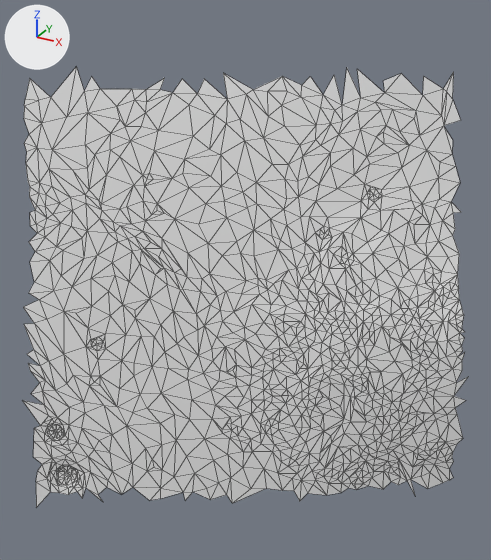
The glTF model moon small_tiles/tile_145.glb: old version first, new version second.
One viewpoint serves both versions: a camera (50 mm lens) standing at (18.2, -30.13, 10.94) and looking at (14.54, -23.48, 7.61). Arrows for +X, +Y and +Z are at upper left; the lights stay in place. The first picture is the older version. Mesh edges are drawn as thin lines. Vertices at exactly the same position are counted once.

Objects in the first picture: 't145'.
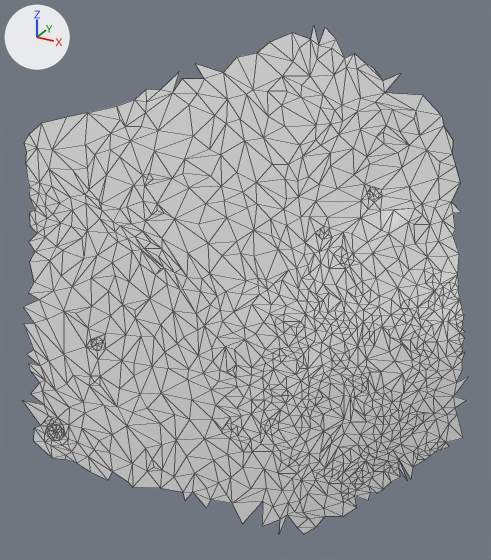
Diff of the bpy script that builds the scene:
```diff
--- a/moon small_tiles/tile_145.glb.py
+++ b/moon small_tiles/tile_145.glb.py
@@ me_t145 @@
 # used by ob_t145; location = (0.0, 0.0, 0.0)
-me_t145.from_pydata(...)  # 1132 vertices, 2109 faces; spans x 12.06..17.2, y -25.48..-21.56, z 4.82..10.03
+me_t145.from_pydata(...)  # 1077 vertices, 2010 faces; spans x 12.12..17.2, y -25.31..-21.79, z 4.4..10.46
+# me_t145 part 1
+# 83 vertices are removed from x 12.56..17.16, y -25.48..-22.66, z 4.82..5.58
+# 156 faces are deleted
+# 27 vertices are added at x 14.52..16.35, y -24.45..-23.28, z 4.4..4.97
+# 48 new faces join them
+# me_t145 part 2
+# 18 vertices are removed from x 12.06..16.49, y -24.34..-21.56, z 9.41..10.03
+# 27 faces are deleted
+# 19 vertices are added at x 13.58..15.5, y -23.3..-22.1, z 9.98..10.46
+# 36 new faces join them
```

What differs and where, as boxes [x1, y1, x2, y2] in the pictures (491 x 560 px; the box of a moved part takes in the faces that stretch with it):
't145', reshaped (15% taller)
    before: [22, 67, 469, 508]
    after: [22, 27, 469, 534]
part 1 of me_t145, reshaped
    before: [33, 438, 463, 508]
    after: [194, 486, 383, 534]
part 2 of me_t145, moved or reshaped
    before: [24, 67, 460, 134]
    after: [161, 27, 384, 103]
